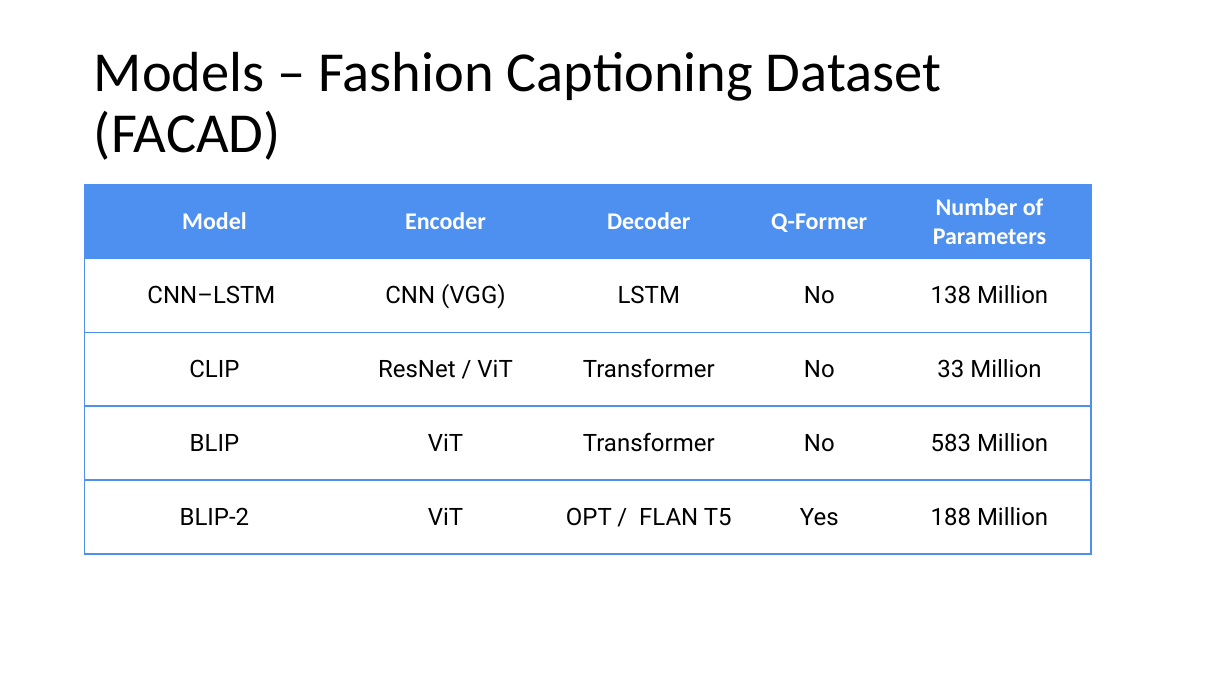
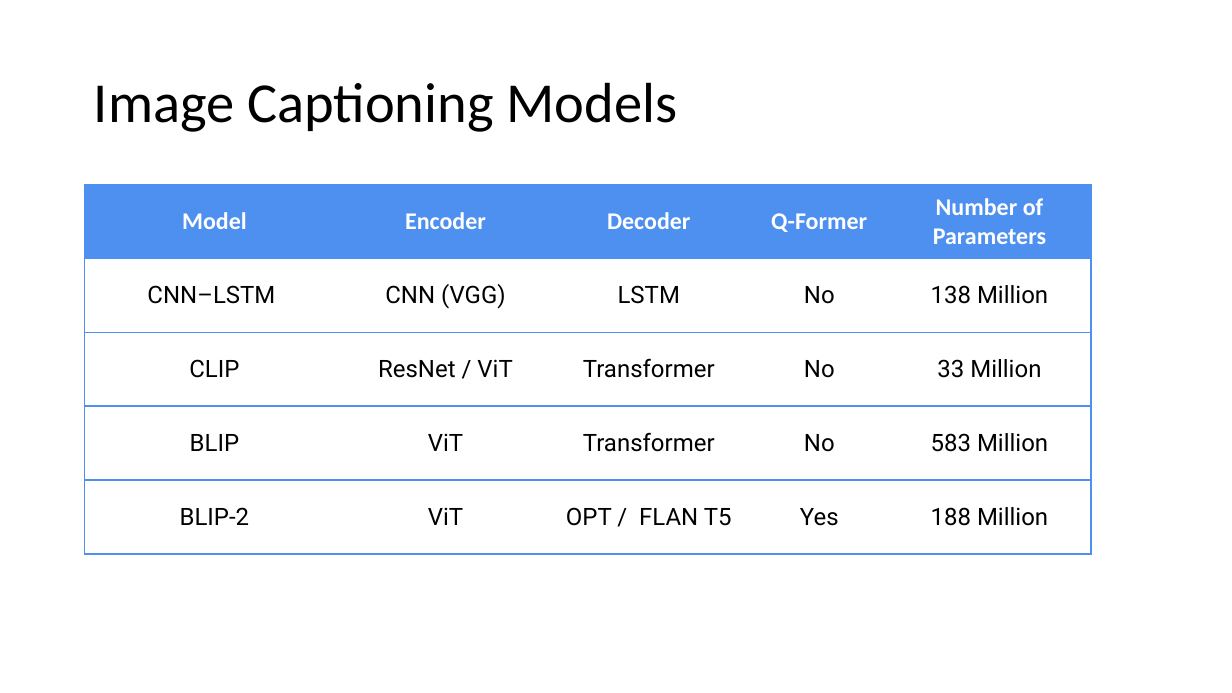
Before and after one commit to look4pritam/LargeLanguageModels, a slide deck: slide 61 of Presentations/IUAC-2024/Introduction_to_Large_Language_Models-From_Foundation_to_Real_World_Applications.pptx. Drawn at 1232x693 pixels with LibreOffice and Linux fonts; fonts in the diff are those of the drawing. Boxes give left, top, right and bottom in pixels: in the first picture for what was removed or moved away, otherwise in the second. Text is boxed around its words. In the diff, an @@ line names an element or a change of style, - is before the commit and + after.

```diff
--- a/Presentations/IUAC-2024/Introduction_to_Large_Language_Models-From_Foundation_to_Real_World_Applications.pptx
+++ b/Presentations/IUAC-2024/Introduction_to_Large_Language_Models-From_Foundation_to_Real_World_Applications.pptx
@@ title at bbox=[94, 82, 677, 132]: text changed @@
-Models – Fashion Captioning Dataset (FACAD)
+Image Captioning Models
```
Also in this commit, not shown: 3 slides added, 1 other file.
